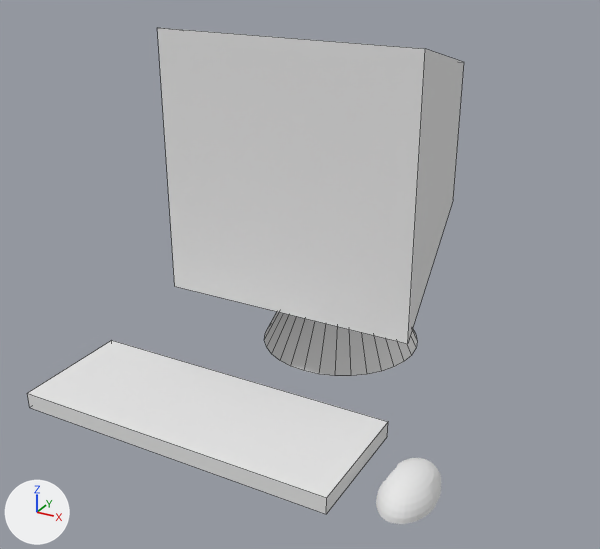
Renders of the OBJ model mods/moontest/models/computer.obj from each side of a commit.
One viewpoint serves both versions: a 50 mm camera at (0.848, -1.551, 0.529) aimed at (0.012, -0.031, -0.231). The lights are fixed; the arrows at lower left show +X, +Y and +Z. Mesh edges are drawn as thin lines on the coarser meshes. Where no turn or scale is listed for an object, it has been applied to the vertices.

Before the edit, the objects in view are built like this:
```python
me_cube_001_cube_002 = bpy.data.meshes.new('Cube.001_Cube.002')
me_cube_001_cube_002.from_pydata(...)  # a box spanning x -0.458..0.294, y -0.442..-0.158, z -0.5..-0.462
me_cube_001_cube_002.materials.append(mat_none)  # white #e7e7e7
me_cube_cube_001 = bpy.data.meshes.new('Cube_Cube.001')
me_cube_cube_001.from_pydata(...)  # 41 vertices, 39 faces; spans x -0.293..0.307, y -0.101..0.499, z -0.5..0.3
me_cube_cube_001.materials.append(mat_none)  # white #e7e7e7
me_sphere = bpy.data.meshes.new('Sphere')
me_sphere.from_pydata(...)  # 482 vertices, 512 faces; spans x 0.355..0.463, y -0.406..-0.22, z -0.502..-0.443
me_sphere.materials.append(mat_none)  # white #e7e7e7
ob_cube_001_cube_002 = bpy.data.objects.new('Cube.001_Cube.002', me_cube_001_cube_002)
ob_cube_001_cube_002.location = (0.0, 0.0, 0.0)
ob_cube_cube_001 = bpy.data.objects.new('Cube_Cube.001', me_cube_cube_001)
ob_cube_cube_001.location = (0.0, 0.0, 0.0)
ob_sphere = bpy.data.objects.new('Sphere', me_sphere)
ob_sphere.location = (0.0, 0.0, 0.0)
```
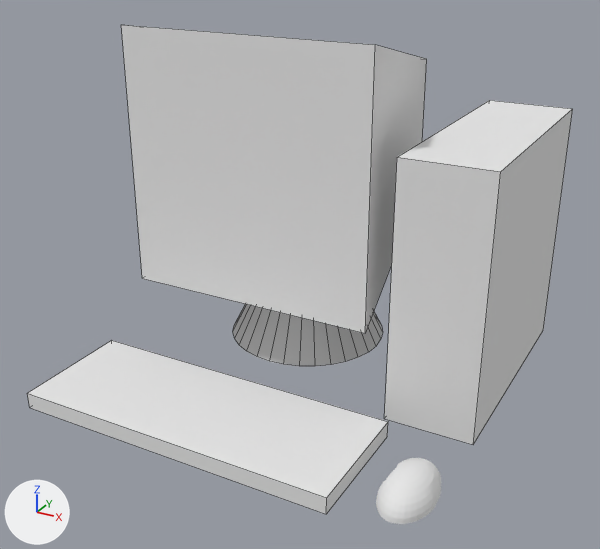
What changed in the scene script:
```text
Change me_cube_cube_001:
    where me_cube_cube_001.from_pydata(...)  # 41 vertices, 39 faces; spans x -0.293..0.307, y -0.101..0.499, z -0.5..0.3
    used by ob_cube_cube_001; location = (0.0, 0.0, 0.0)
    me_cube_cube_001 part 1: the whole mesh is moved by (-0.098, 0.0, 0.0)
Add me_cube_002_cube:
    me_cube_002_cube.from_pydata(...)  # a box spanning x 0.26..0.463, y -0.096..0.499, z -0.502..0.093
    me_cube_002_cube.materials.append(mat_none)  # white #e7e7e7
Add ob_cube_002_cube:
    ob_cube_002_cube = bpy.data.objects.new('Cube.002_Cube', me_cube_002_cube)
    ob_cube_002_cube.location = (0.0, 0.0, 0.0)
```

Where the change shows, as pixel boxes (x1, y1, x2, y2) in the pictures (600 x 549 px):
'Cube_Cube.001', mesh moved: before (158, 28, 464, 376); after (121, 25, 427, 366)
'Cube.002_Cube', added: after (384, 100, 573, 445)
